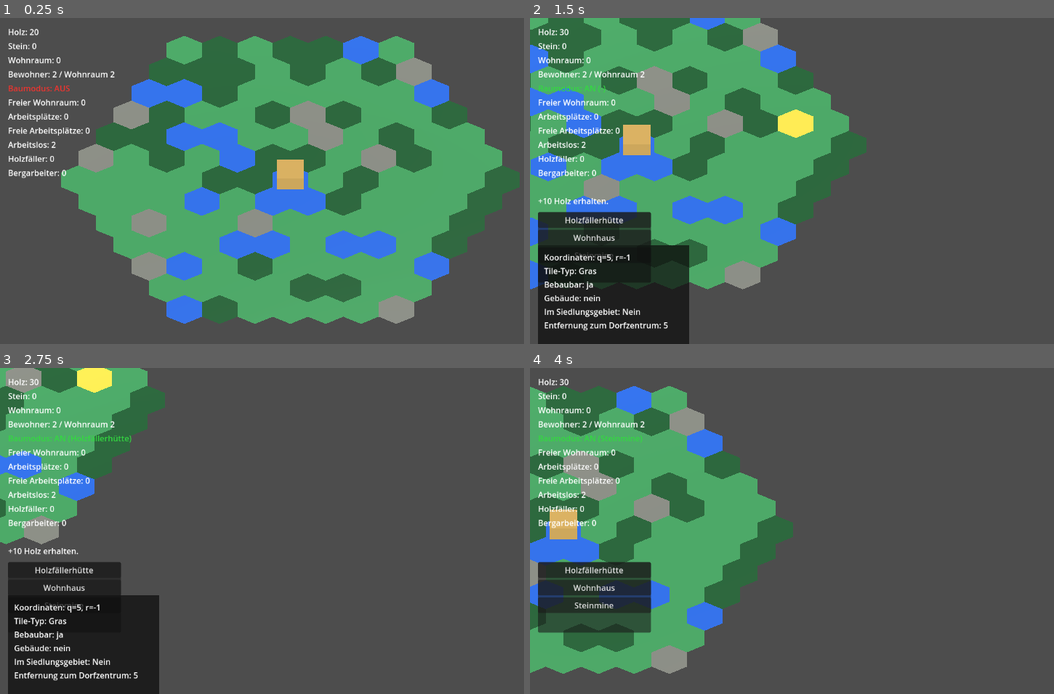
Above: before the commit, frames 1-4 (two rows, left to right).
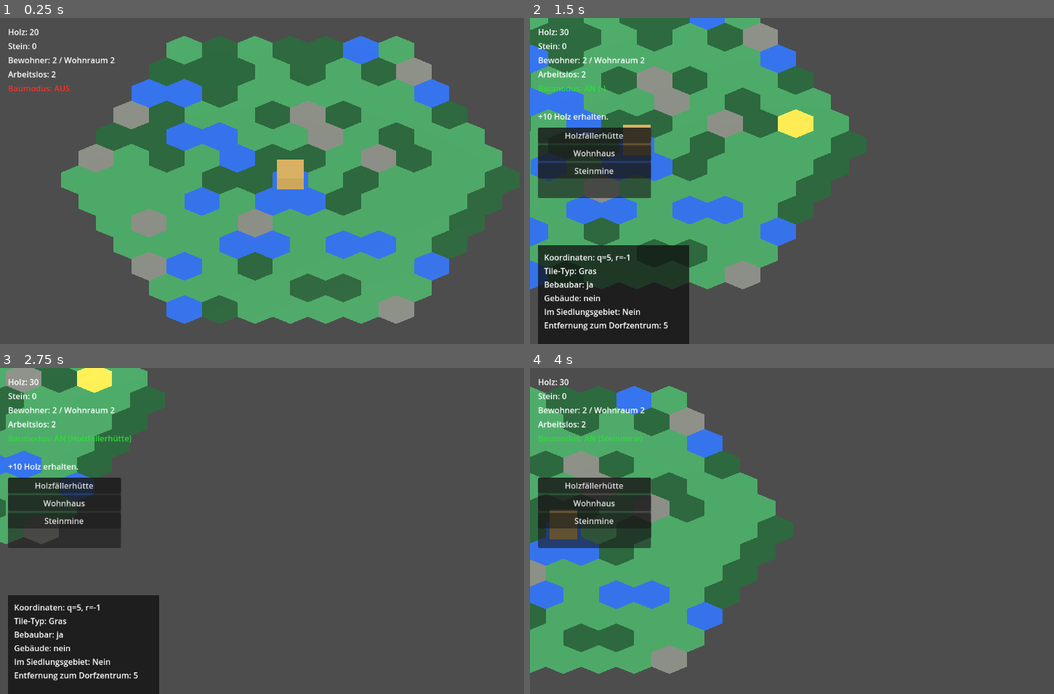
Above: after the commit, the same moments.

Repository: Ranu4922/CodexGame
Game: Godot game, scene res://scenes/Main.tscn
Same seed, same stepped clock (60 frames per second), same inputs: the game is played once before the commit and once after it.
Inputs (mouse positions are in pixels of both pictures, inside the frame that each line leads up to):
- Up to frame 1 (0.25 s): no input
- Up to frame 2 (1.5 s): tap Enter at 0.5 s; move the mouse to (949, 164) at 0.52 s; hold D 0.53-1.28 s; tap B at 0.6 s; click (949, 164) at 0.67 s; move the mouse to (702, 197) at 1.27 s; hold S from 1.28 s (still down); tap R at 1.35 s
- Up to frame 3 (2.75 s): move the mouse to (345, 459) at 2.02 s; release S at 2.03 s; hold D from 2.03 s (still down); tap 1 at 2.1 s
- Up to frame 4 (4 s): move the mouse to (792, 596) at 2.77 s; release D at 2.78 s; hold W 2.78-3.53 s; tap 2 at 2.85 s; click (792, 596) at 2.92 s; move the mouse to (996, 579) at 3.52 s; hold A from 3.53 s (still down); tap 3 at 3.6 s

The runs differ from the first frame. In frame 1, 1.2% of the frame differs, in the area x 1-22%, y 12-50%; in frame 2, 8.6%; in frame 3, 7.6%; in frame 4, 10%, in the area x 1-24%, y 12-82%.

Commit message:
Remove permanent detail HUD labels

Diff:
--- a/scenes/GameWorld.tscn
+++ b/scenes/GameWorld.tscn
@@ -39,19 +39,19 @@
 offset_bottom = 76.0
 text = "Stein: 0"
 
-[node name="HousingLabel" type="Label" parent="CanvasLayer"]
+[node name="PopulationLabel" type="Label" parent="CanvasLayer"]
 offset_left = 16.0
 offset_top = 72.0
 offset_right = 440.0
 offset_bottom = 104.0
-text = "Wohnraum: 0"
+text = "Bewohner: 2 / Wohnraum 2"
 
-[node name="PopulationLabel" type="Label" parent="CanvasLayer"]
+[node name="UnemployedLabel" type="Label" parent="CanvasLayer"]
 offset_left = 16.0
 offset_top = 100.0
 offset_right = 440.0
 offset_bottom = 132.0
-text = "Bewohner: 2"
+text = "Arbeitslos: 2"
 
 [node name="BuildModeLabel" type="Label" parent="CanvasLayer"]
 offset_left = 16.0
@@ -60,69 +60,27 @@
 offset_bottom = 160.0
 text = "Baumodus: AUS"
 
-[node name="FreeHousingLabel" type="Label" parent="CanvasLayer"]
+[node name="SelectedBuildingLabel" type="Label" parent="CanvasLayer"]
+visible = false
 offset_left = 16.0
 offset_top = 156.0
 offset_right = 440.0
 offset_bottom = 188.0
-text = "Freier Wohnraum: 0"
-
-[node name="WorkplaceLabel" type="Label" parent="CanvasLayer"]
-offset_left = 16.0
-offset_top = 184.0
-offset_right = 440.0
-offset_bottom = 216.0
-text = "Arbeitsplätze: 0"
-
-[node name="FreeWorkplaceLabel" type="Label" parent="CanvasLayer"]
-offset_left = 16.0
-offset_top = 212.0
-offset_right = 440.0
-offset_bottom = 244.0
-text = "Freie Arbeitsplätze: 0"
-
-[node name="UnemployedLabel" type="Label" parent="CanvasLayer"]
-offset_left = 16.0
-offset_top = 240.0
-offset_right = 440.0
-offset_bottom = 272.0
-text = "Arbeitslos: 0"
-
-[node name="LumberjackWorkerLabel" type="Label" parent="CanvasLayer"]
-offset_left = 16.0
-offset_top = 268.0
-offset_right = 440.0
-offset_bottom = 300.0
-text = "Holzfäller: 0"
-
-[node name="MinerWorkerLabel" type="Label" parent="CanvasLayer"]
-offset_left = 16.0
-offset_top = 296.0
-offset_right = 440.0
-offset_bottom = 328.0
-text = "Bergarbeiter: 0"
-
-[node name="SelectedBuildingLabel" type="Label" parent="CanvasLayer"]
-visible = false
-offset_left = 16.0
-offset_top = 324.0
-offset_right = 440.0
-offset_bottom = 356.0
 text = "Ausgewähltes Gebäude: -"
 
 [node name="MessageLabel" type="Label" parent="CanvasLayer"]
 offset_left = 16.0
-offset_top = 352.0
+offset_top = 184.0
 offset_right = 760.0
-offset_bottom = 384.0
+offset_bottom = 216.0
 text = ""
 
 [node name="BuildMenu" type="PanelContainer" parent="CanvasLayer"]
 visible = false
 offset_left = 16.0
-offset_top = 386.0
+offset_top = 218.0
 offset_right = 240.0
-offset_bottom = 526.0
+offset_bottom = 358.0
 
 [node name="VBoxContainer" type="VBoxContainer" parent="CanvasLayer/BuildMenu"]
 offset_left = 7.0
